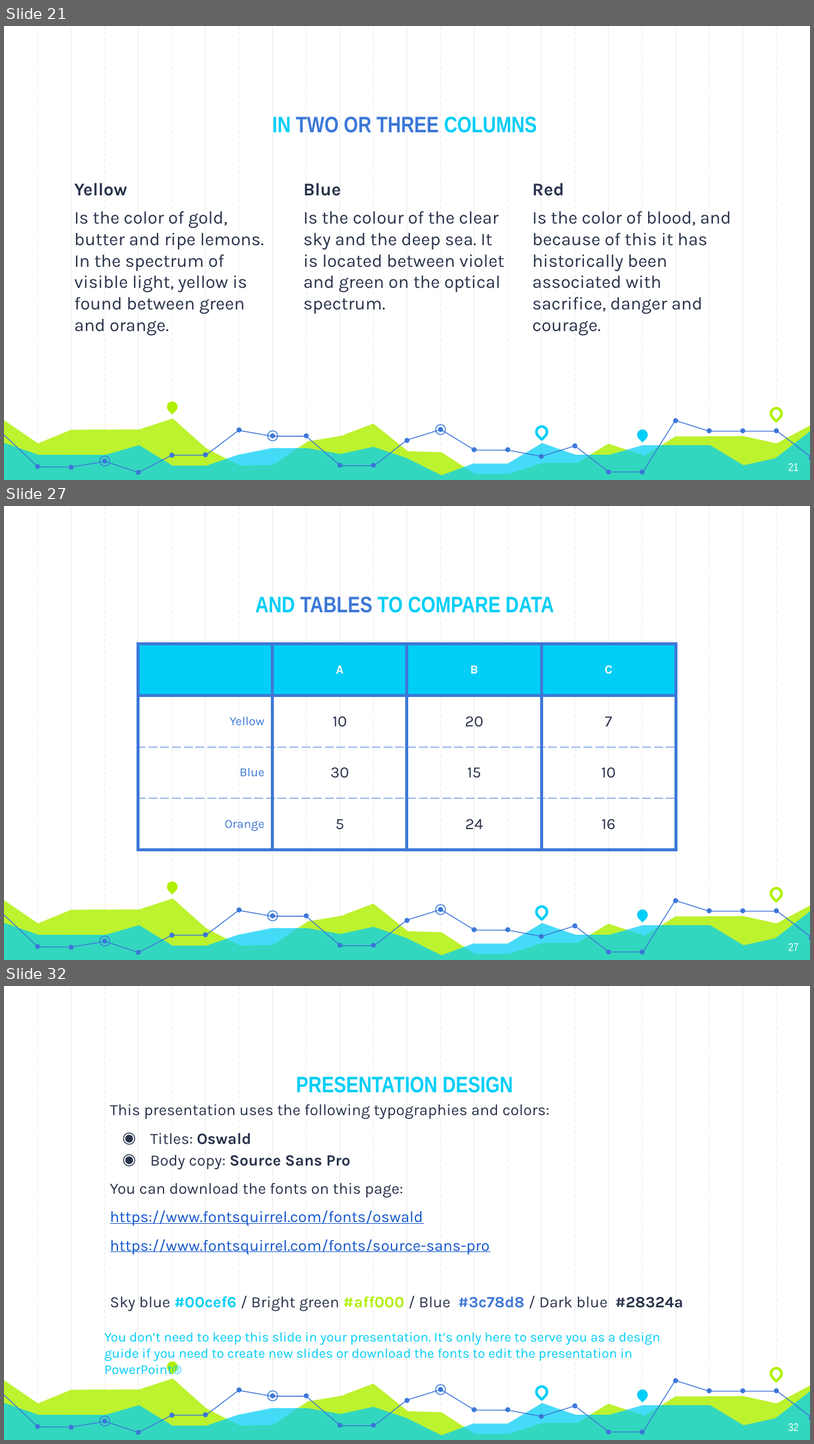
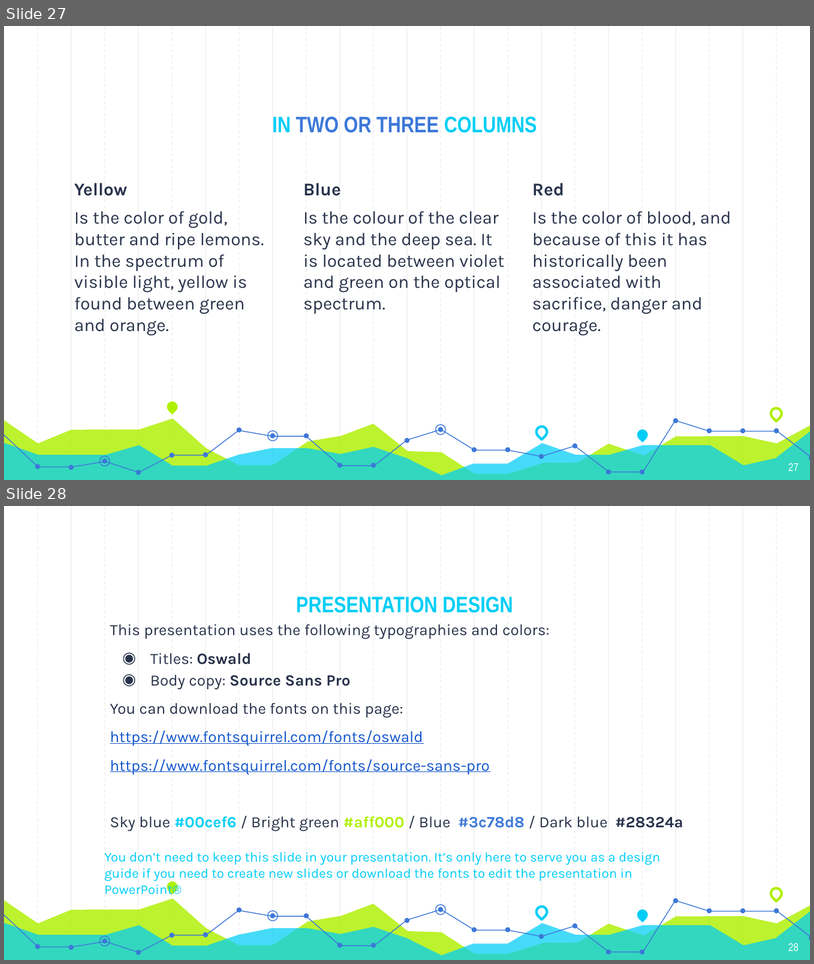
Before and after one commit to Andyayk/app, a slide deck: Graph Based Search.pptx. Shown one above the other, each under a label of ours: slides 21, 27 and 32 before the commit, slides 27 and 28 after it; the slides between them are not shown. The pictures are 814x1444 and 814x964 pixels, drawn with LibreOffice and Linux fonts; fonts in the diff are those of the drawing. Boxes give left, top, right and bottom in pixels: in the first picture for what was removed or moved away, otherwise in the second. Text is boxed around its words. In the diff, an @@ line names an element or a change of style, - is before the commit and + after.

```diff
--- a/Graph Based Search.pptx
+++ b/Graph Based Search.pptx
@@ slide 27 removed at [4, 506, 810, 960], background #FFFFFF; not listed: 59 template elements that a slide beside it also shows @@
@@ title removed at [255, 597, 554, 613] @@
-AND TABLES TO COMPARE DATA
@@ table removed at [138, 644, 677, 850], 4 rows, 4 columns @@
- | A | B | C
-Yellow | 10 | 20 | 7
-Blue | 30 | 15 | 10
-Orange | 5 | 24 | 16
@@ page number removed at [789, 943, 799, 951] @@
-27
@@ what was slide 21 is now slide 27 @@
@@ page number at [789, 463, 799, 471]: text changed @@
-21
+27
@@ what was slide 32 is now slide 28 @@
@@ page number at [789, 943, 799, 951]: text changed @@
-32
+28
```
Also in this commit, not shown: 3 slides changed, 6 slides added, 9 other slides removed.
